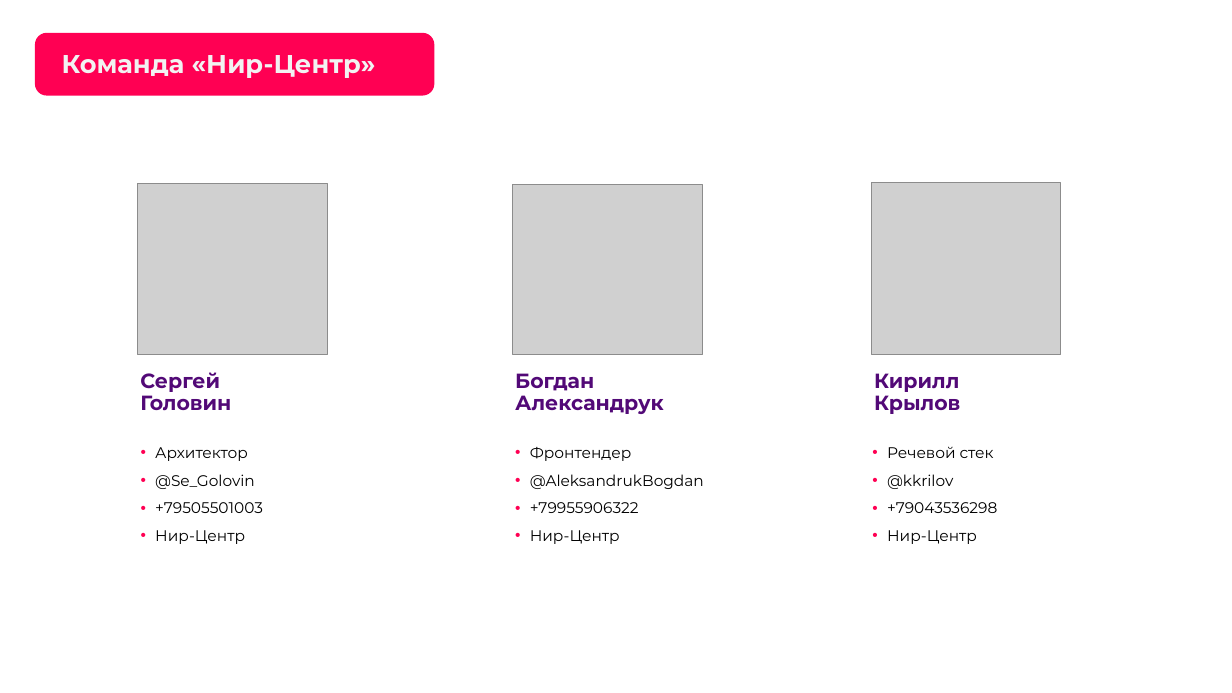
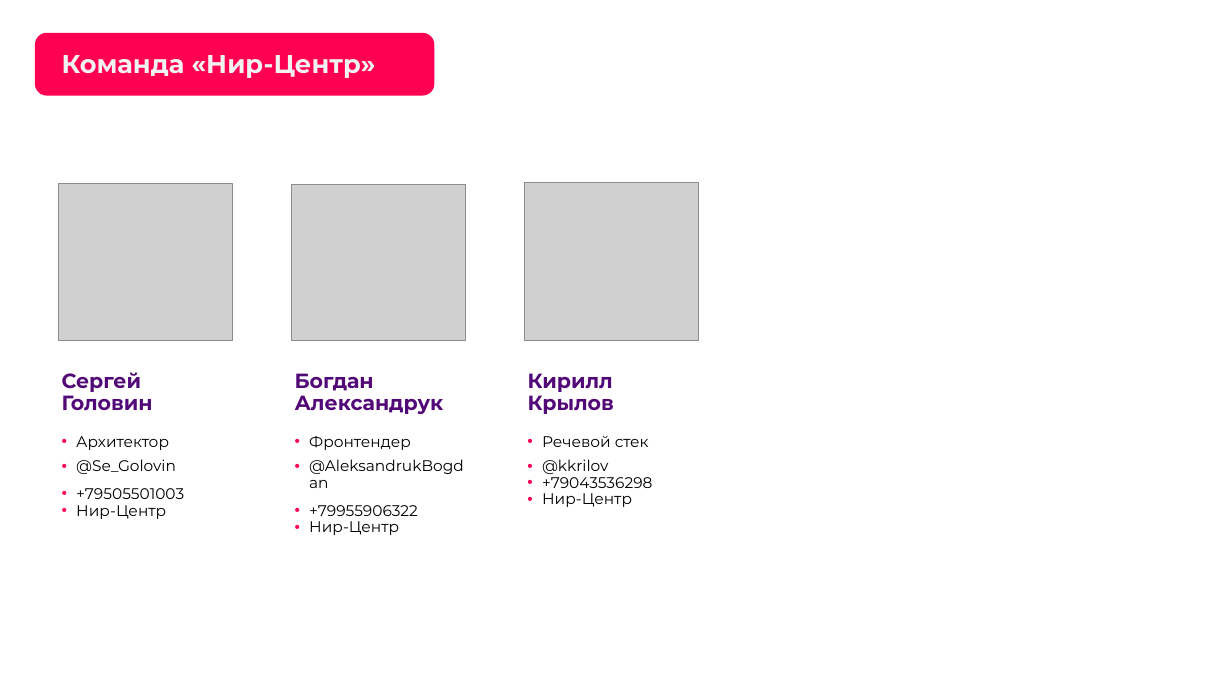
Before and after one commit to aleksandrukbogdan/112, a slide deck: slide 3 of docs/НИР-ЦЕНТР Кейс №9.pptx. Drawn at 1232x693 pixels with LibreOffice and Linux fonts; fonts in the diff are those of the drawing; grey boxes stand for pictures; background and template pictures are left out. Boxes give left, top, right and bottom in pixels: in the first picture for what was removed or moved away, otherwise in the second. Text is boxed around its words. In the diff, an @@ line names an element or a change of style, - is before the commit and + after.

Commit message:
Обновить презентацию кейса НИР-ЦЕНТР №9.

```diff
--- a/docs/НИР-ЦЕНТР Кейс №9.pptx
+++ b/docs/НИР-ЦЕНТР Кейс №9.pptx
@@ rounded rectangle: place and size @@
-rounded rectangle at <box>114,153,356,648</box>
+rounded rectangle at <box>35,153,257,642</box>
@@ rounded rectangle: place and size @@
-rounded rectangle at <box>843,153,1085,642</box>
+rounded rectangle at <box>501,153,723,642</box>
@@ picture: place and size @@
-picture at <box>138,183,327,354</box>
+picture at <box>59,184,233,341</box>
@@ picture: place and size @@
-picture at <box>512,184,701,354</box>
+picture at <box>292,185,466,341</box>
@@ picture: place and size @@
-picture at <box>872,183,1061,355</box>
+picture at <box>525,183,699,340</box>
@@ text "Сергей Головин": place and size @@
-text "Сергей Головин" at <box>140,372,231,411</box>
+text "Сергей Головин" at <box>62,372,153,411</box>
@@ text "Богдан Александрук": place and size @@
-text "Богдан Александрук" at <box>515,373,664,414</box>
+text "Богдан Александрук" at <box>295,373,444,414</box>
@@ text "Кирилл Крылов": place and size @@
-text "Кирилл Крылов" at <box>874,373,960,414</box>
+text "Кирилл Крылов" at <box>528,373,614,414</box>
@@ text "Архитектор": place and size @@
-text "Архитектор" at <box>155,447,263,544</box>
+text "Архитектор" at <box>76,436,184,519</box>
@@ text at <box>76,436,176,519</box>: line spacing 1.5 to 0.9; more space between paragraphs @@
@@ text "Фронтендер": place and size @@
-text "Фронтендер" at <box>530,447,704,544</box>
+text "Фронтендер" at <box>309,436,418,535</box>
@@ text at <box>309,436,411,535</box>: line spacing 1.5 to 0.9; more space between paragraphs @@
@@ text "Речевой стек": place and size @@
-text "Речевой стек" at <box>887,446,997,544</box>
+text "Речевой стек" at <box>542,435,652,507</box>
@@ text "Речевой стек" at <box>542,435,652,507</box>: line spacing 1.5 to 0.9; more space between paragraphs @@
```
Also in this commit, not shown: 3 other slides changed.
